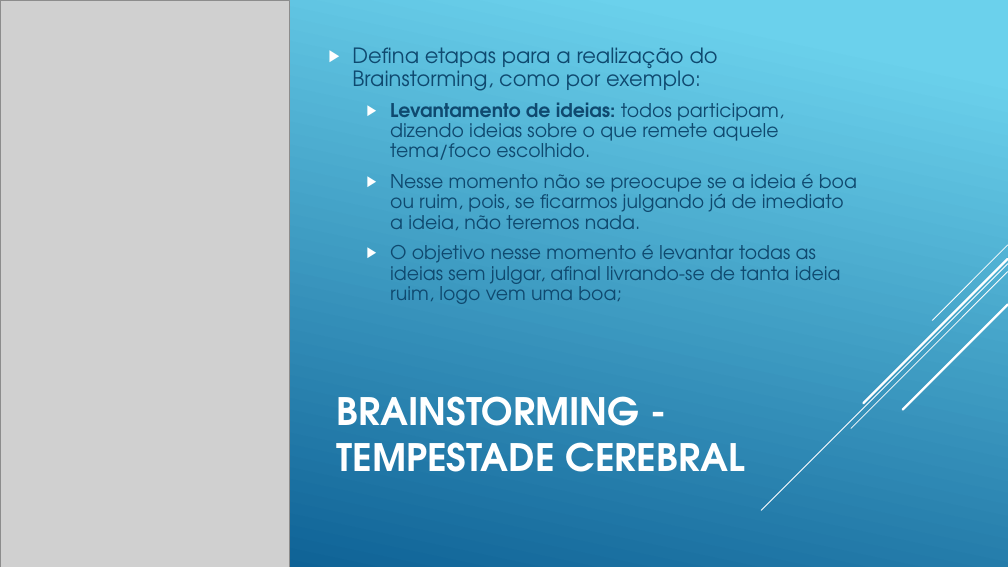
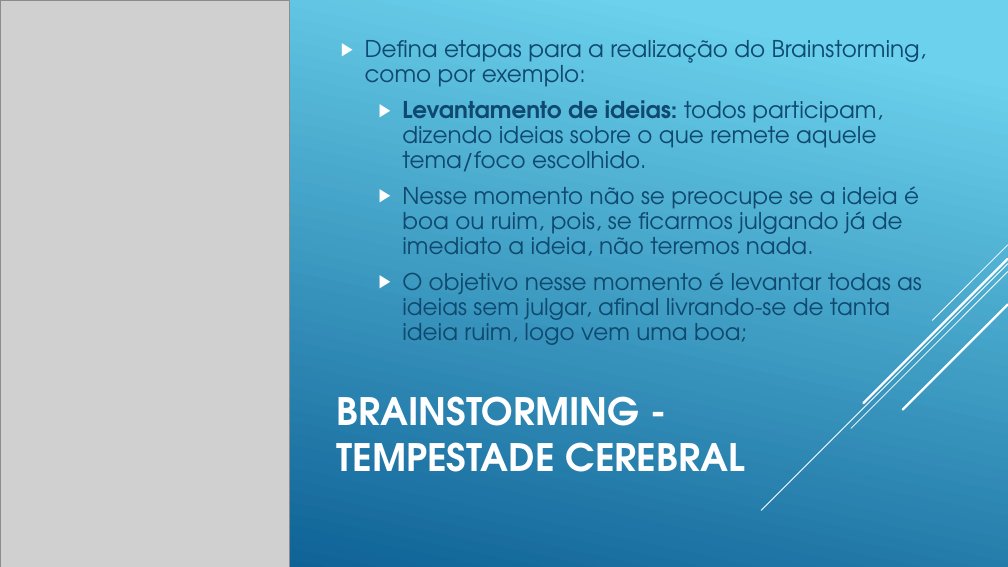
Before and after one commit to dfilitto/AlunosJogosDigitaisSenac, a slide deck: slide 11 of Slides/04 - Tecnicas para a criacao de jogos.pptx. Drawn at 1008x567 pixels with LibreOffice and Linux fonts; fonts in the diff are those of the drawing; grey boxes stand for pictures. Boxes give left, top, right and bottom in pixels: in the first picture for what was removed or moved away, otherwise in the second. Text is boxed around its words. In the diff, an @@ line names an element or a change of style, - is before the commit and + after.

```diff
--- a/Slides/04 - Tecnicas para a criacao de jogos.pptx
+++ b/Slides/04 - Tecnicas para a criacao de jogos.pptx
@@ text "Defina etapas para a realização ...": place and size @@
-text "Defina etapas para a realização ..." at (352,47,857,304)
+text "Defina etapas para a realização ..." at (365,59,922,345)
@@ text "Defina etapas para a realização ..." at (365,59,922,345): size 20 to 22 pt in "Defina etapas para a realização do Brainstorming, ..."; size 18 to 22 pt in "Levantamento de ideias: todos participam, dizendo ideias ...", "Nesse momento não se preocupe se a ...", "O objetivo nesse momento é levantar todas ..." @@
```
Also in this commit, not shown: 26 other slides changed.
